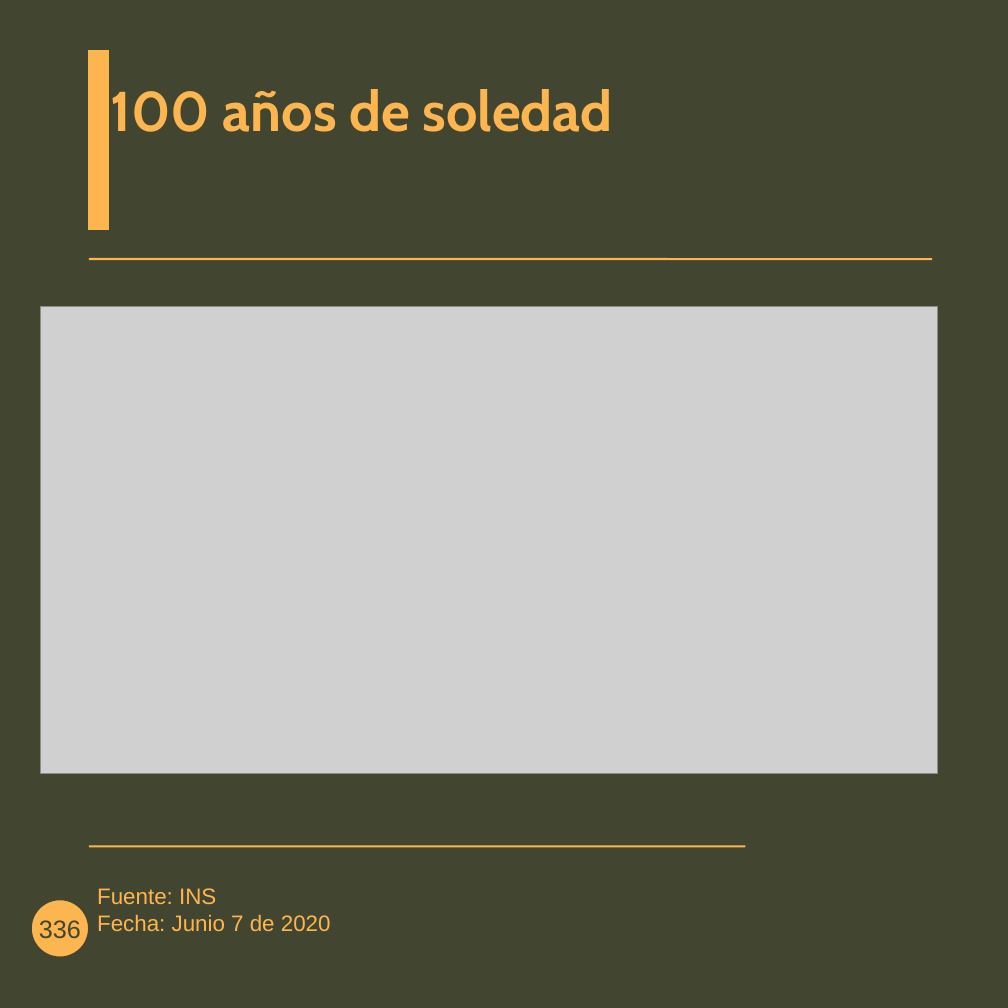
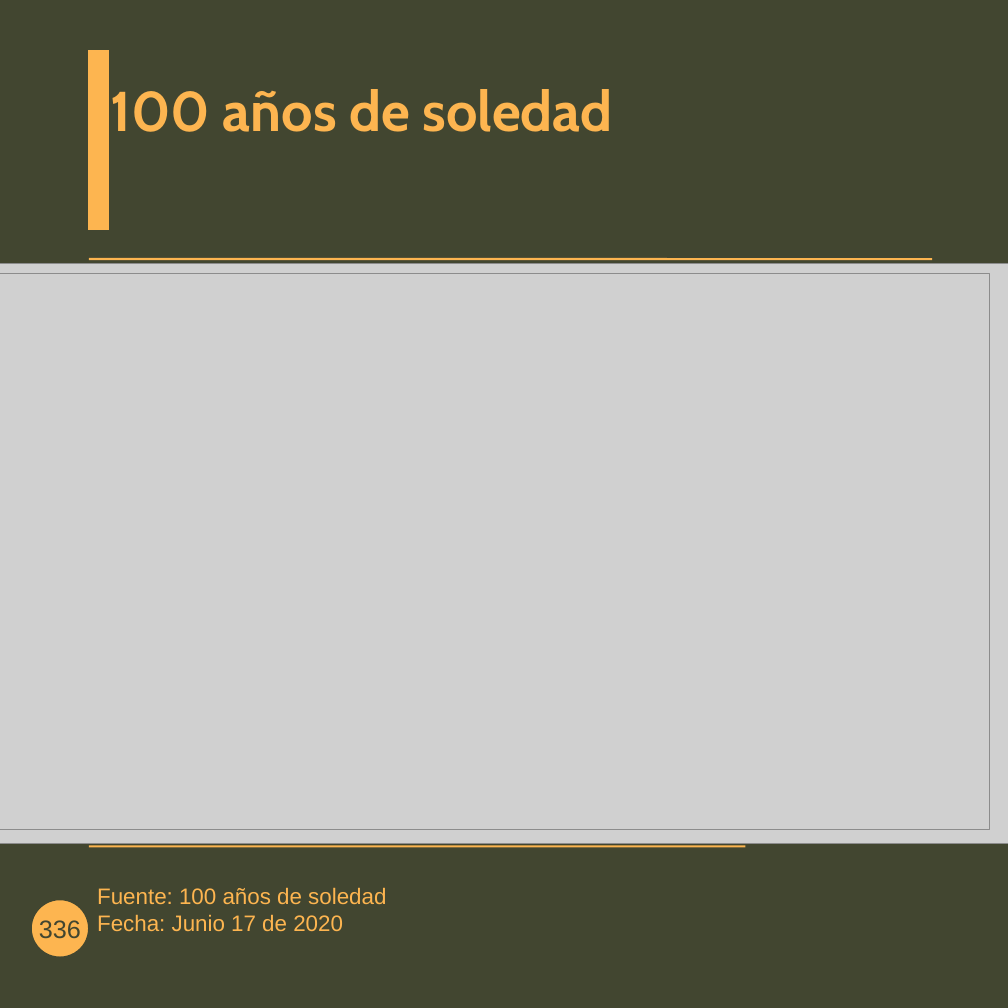
Before and after one commit to datatrooper/instatrooper, a slide deck: slide 1 of styles/100 años.odp (slide 2 before the commit). Drawn at 1008x1008 pixels with LibreOffice and Linux fonts; fonts in the diff are those of the drawing; grey boxes stand for pictures; background and template pictures are left out. Boxes give left, top, right and bottom in pixels: in the first picture for what was removed or moved away, otherwise in the second. Text is boxed around its words. In the diff, an @@ line names an element or a change of style, - is before the commit and + after.

Commit message:
100 años

```diff
--- a/styles/100 años.odp
+++ b/styles/100 años.odp
@@ picture: place and size @@
-picture at [40, 306, 937, 773]
+picture at [0, 264, 1008, 844]
@@ picture added at [0, 273, 989, 830] @@
@@ text at [97, 887, 386, 931]: text changed @@
-Fuente: INS
-Fecha: Junio 7 de 2020
+Fuente: 100 años de soledad
+Fecha: Junio 17 de 2020
```
Also in this commit, not shown: 2 slides added, 1 slide removed, 5 other files.
